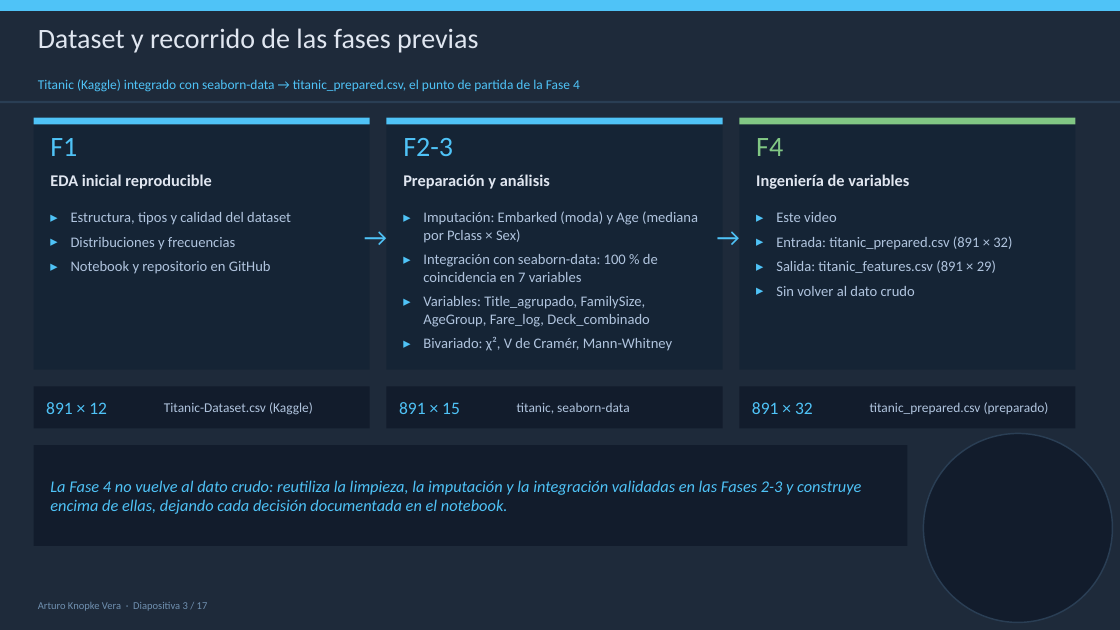
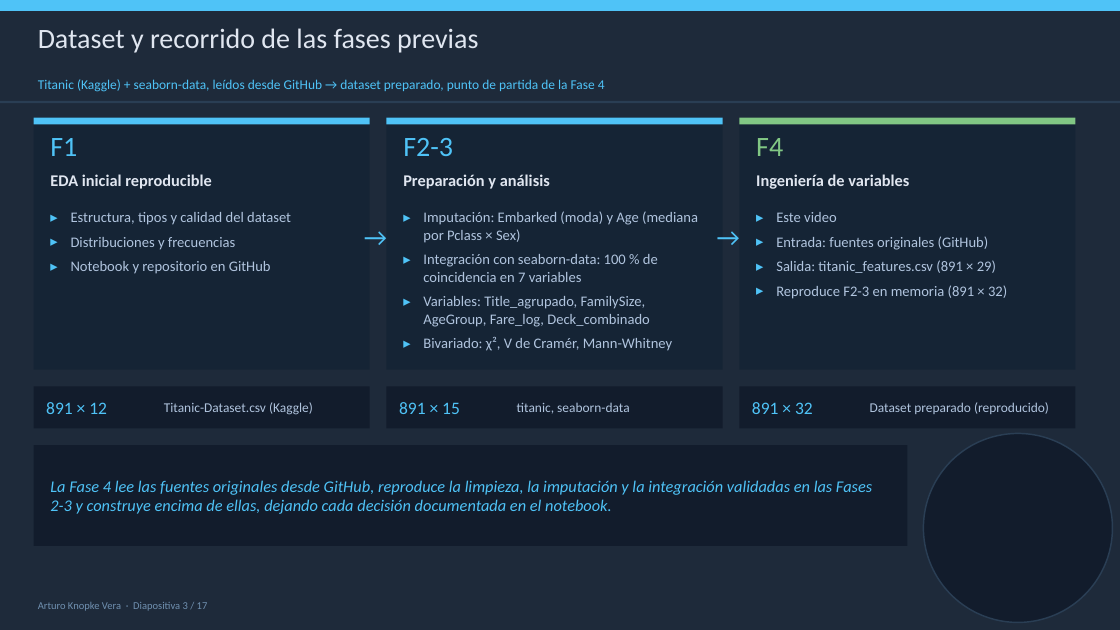
Before and after one commit to robertomoncada-blip/Magister_ciencia_datos, a slide deck: slide 3 of MCDI503/docs/mcdi503_f4_presentacion_grupo5.pptx. Drawn at 1120x630 pixels with LibreOffice and Linux fonts; fonts in the diff are those of the drawing. Boxes give left, top, right and bottom in pixels: in the first picture for what was removed or moved away, otherwise in the second. Text is boxed around its words. In the diff, an @@ line names an element or a change of style, - is before the commit and + after.

Commit message:
F4: alinea notebook, informe y presentación (carga desde GitHub, trazabilidad de cifras, bibliografía y precisiones de redacción)

```diff
--- a/MCDI503/docs/mcdi503_f4_presentacion_grupo5.pptx
+++ b/MCDI503/docs/mcdi503_f4_presentacion_grupo5.pptx
@@ text at <box>38,79,605,92</box>: text changed @@
-Titanic (Kaggle) integrado con seaborn-data → titanic_prepared.csv, el punto de partida de la Fase 4
+Titanic (Kaggle) + seaborn-data, leídos desde GitHub → dataset preparado, punto de partida de la Fase 4
@@ text at <box>776,236,989,250</box>: text changed @@
-▸ Entrada: titanic_prepared.csv (891 × 32)
+▸ Entrada: fuentes originales (GitHub)
@@ text at <box>776,285,1007,299</box>: text changed @@
-▸ Sin volver al dato crudo
+▸ Reproduce F2-3 en memoria (891 × 32)
@@ text at <box>870,402,1049,414</box>: text changed @@
-titanic_prepared.csv (preparado)
+Dataset preparado (reproducido)
@@ text at <box>50,480,872,514</box>: text changed @@
-La Fase 4 no vuelve al dato crudo: reutiliza la limpieza, la imputación y la integración validadas en las Fases 2-3 y construye encima de ellas, dejando cada decisión documentada en el notebook.
+La Fase 4 lee las fuentes originales desde GitHub, reproduce la limpieza, la imputación y la integración validadas en las Fases 2-3 y construye encima de ellas, dejando cada decisión documentada en el notebook.
```
Also in this commit, not shown: 6 other slides changed, 3 other files.
